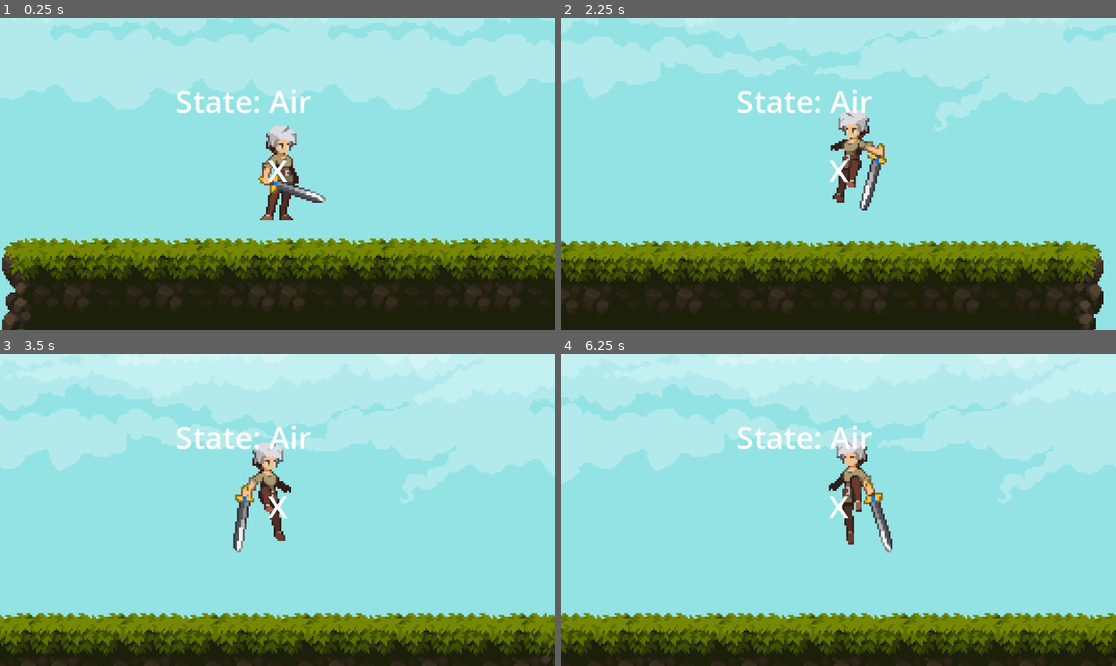
Above: before the commit, frames 1-4 (two rows, left to right).
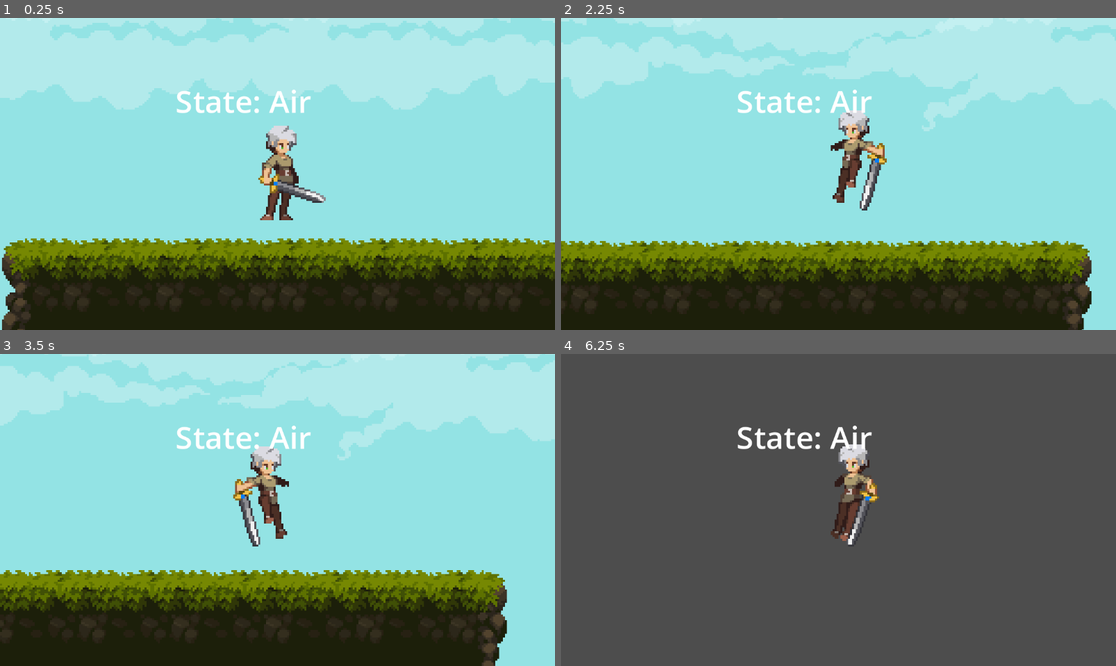
Above: after the commit, the same moments.

Repository: Micadurp/darkest-saturn
Game: Godot game, scene res://Levels/test_level.tscn
Same seed, same stepped clock (60 frames per second), same inputs: the game is played once before the commit and once after it.
Inputs:
- Up to frame 1 (0.25 s): no input
- Up to frame 2 (2.25 s): hold Space (jump) 0.53-1.28 s; hold D (right) 0.53-2.03 s; tap Space (jump) at 1.35, 1.52, 1.82 s; hold A (left) from 2.03 s (still down); hold Space (jump) from 2.03 s (still down)
- Up to frame 3 (3.5 s): release A (left) at 2.78 s; release Space (jump) at 2.78 s; hold D (right) from 2.78 s (still down); tap Space (jump) at 2.85, 3.02, 3.32 s
- Up to frame 4 (6.25 s): hold Space (jump) 3.53-4.28 s; release D (right) at 4.28 s; hold A (left) 4.28-5.03 s; tap Space (jump) at 4.35, 4.52, 4.82, 5.85, 6.02 s; hold D (right) 5.03-5.78 s; hold Space (jump) 5.03-5.78 s; hold A (left) from 5.78 s (still down)

The runs differ from the first frame. In frame 1, 0.1% of the frame differs, in the area x 48-52%, y 45-53%; in frame 2, 10%; in frame 3, 39%; in frame 4, 99%, in the area x 0-100%, y 0-100%.

Commit message:
move all of the stuff in player.gd to various states

Diff:
--- a/Character/AirState.gd
+++ b/Character/AirState.gd
@@ -8,12 +8,20 @@
 var has_double_jumped = false
 
 func state_process(delta):
+	direction = Input.get_vector("left", "right", "up", "down")
 	if(character.is_on_floor()):
 		character.local_velocity.y = 0
 		next_state = landing_state
 		playback.travel("idle")
 	else:
 		character.local_velocity.y += character.gravity * delta
+		if (direction.x * character.local_velocity.x < 0):
+		# flips your current velocity so you can change direction on a dime
+			character.local_velocity.x *= -1
+		# cuts your current velocity by 3/4 so that it's not super jarring
+			character.local_velocity.x /= 4
+		# apply normal momentum rules
+		character.local_velocity.x = move_toward(character.local_velocity.x, character.local_velocity_cap*dumb_float(direction.x), character.speed)
 
 func state_input(event : InputEvent):
 	if (event.is_action_pressed("jump") && !has_double_jumped):
--- /dev/null
+++ b/Character/BrakingState.gd
@@ -0,0 +1,39 @@
+extends State
+
+@export var jump_velocity : float = -150.0
+@export var air_state : State
+@export var running_state : State
+@export var ground_state : State
+
+func state_process(delta):
+	direction = Input.get_vector("left", "right", "up", "down")
+	# you shouldn't be in the air!
+	if(!character.is_on_floor()):
+		next_state = air_state
+	else:
+		# check to see if we're holding the same direction we're moving
+		if direction.x != 0 and (direction.x * character.local_velocity.x > 0):
+			# put us back into running state
+			character.local_velocity.x = move_toward(character.local_velocity.x, character.local_velocity_cap*dumb_float(direction.x), character.speed)
+			next_state = running_state
+			playback.travel("running")
+		else:
+			if character.local_velocity.x == 0:
+				# check to see if we're not pressing anything when we stop
+				if direction.x == 0:
+					next_state = ground_state
+				# i don't even know if this is ever called
+				else:
+					character.local_velocity.x = move_toward(character.local_velocity.x, character.local_velocity_cap*dumb_float(direction.x), character.speed)
+			else:
+				# apply friction if we're moving
+				character.local_velocity.x = move_toward(character.local_velocity.x, 0, character.friction*2)
+
+func state_input(event : InputEvent):
+	if Input.is_action_pressed("jump"):
+		jump()
+
+func jump():
+	character.local_velocity.y = jump_velocity
+	next_state = air_state
+	playback.travel("jump_start")
--- a/Character/GroundState.gd
+++ b/Character/GroundState.gd
@@ -7,14 +7,21 @@
 @export var running_state : State
 
 func state_process(delta):
+	direction = Input.get_vector("left", "right", "up", "down")
+	# you shouldn't be in the air!
 	if(!character.is_on_floor()):
 		next_state = air_state
 	else:
-		pass
+		# check if we're pressing anything and transition into running
+		if direction.x != 0:
+			character.local_velocity.x = move_toward(character.local_velocity.x, character.local_velocity_cap*dumb_float(direction.x), character.speed)
+			next_state = running_state
+			playback.travel("running")
 
 func state_input(event : InputEvent):
-	if (event.is_action_pressed("jump")):
+	if Input.is_action_pressed("jump"):
 		jump()
+
 
 func jump():
 	character.local_velocity.y = jump_velocity
--- a/Character/LandingState.gd
+++ b/Character/LandingState.gd
@@ -3,7 +3,17 @@
 class_name LandingState
 
 @export var ground_state : State
+@export var braking_state : State
+@export var running_state : State
 
 func _on_animation_tree_animation_finished(anim_name):
+	direction = Input.get_vector("left", "right", "up", "down")
 	if(anim_name == "jump_end"):
-		next_state = ground_state
+		# see if we need to go into running or braking
+		if character.local_velocity.x != 0:
+			if direction.x != 0:
+				next_state = running_state
+			else:
+				next_state = braking_state
+		else:
+			next_state = ground_state
--- a/Character/RunningState.gd
+++ b/Character/RunningState.gd
@@ -1 +1,39 @@
 extends State
+
+class_name RunningState
+
+@export var jump_velocity : float = -150.0
+@export var air_state : State
+@export var ground_state : State
+@export var braking_state : State
+
+func state_process(delta):
+	direction = Input.get_vector("left", "right", "up", "down")
+	# you air be in the shouldn't!
+	if(!character.is_on_floor()):
+		next_state = air_state
+	else:
+		if direction.x != 0:
+			# check if we're pressing the opposite direction and start braking
+			if (direction.x * character.local_velocity.x < 0):
+				next_state = braking_state
+			# apply velocity
+			else:
+				character.local_velocity.x = move_toward(character.local_velocity.x, character.local_velocity_cap*dumb_float(direction.x), character.speed)
+		# if we're not pressing anything, go into idle if we're not doing anything, or go into braking if we are
+		elif direction.x == 0:
+			if character.velocity.x == 0:
+				next_state = ground_state
+				playback.travel("idle")
+			else:
+				next_state = braking_state
+				playback.travel("idle")
+
+func state_input(event : InputEvent):
+	if Input.is_action_pressed("jump"):
+		jump()
+
+func jump():
+	character.local_velocity.y = jump_velocity
+	next_state = air_state
+	playback.travel("jump_start")
--- /dev/null
+++ b/Character/SlidingState.gd
@@ -0,0 +1,3 @@
+extends State
+
+# TODO: implement this
--- a/Character/State.gd
+++ b/Character/State.gd
@@ -2,12 +2,14 @@
 
 class_name State
 
-var character : CharacterBody2D
+@export var character : CharacterBody2D
 var next_state : State
 @export var can_move : bool = true
 var playback : AnimationNodeStateMachinePlayback
 var direction : Vector2
 @onready var state_machine : CharacterStateMachine = $CharacterStateMachine
+
+# set up processes for other states to inherit
 
 func state_process(delta):
 	pass
@@ -15,8 +17,33 @@
 func state_input(event : InputEvent):
 	pass
 
+# what to do when the state is entered
 func on_enter():
 	pass
 
+# what to do when the state is exited
 func on_exit():
 	pass
+
+# takes a float and forces it to just be a 1 or -1 to be multiplied
+func dumb_float(inputf):
+	if inputf == 0:
+		return 0
+	elif inputf > 0:
+		return 1
+	elif inputf < 0:
+		return -1
+
+# Forces a number to be converted to negative
+func force_negative(nval):
+	if nval < 0:
+		return nval
+	elif nval > 0:
+		return nval*-1
+
+# Forces a number to be converted to positive
+func force_positive(pval):
+	if pval < 0:
+		return pval*-1
+	elif pval > 0:
+		return pval
--- a/Character/player.gd
+++ b/Character/player.gd
@@ -25,25 +25,9 @@
 	# THE GREAT MOMENTUM ADVENTURE
 	if direction.x != 0 && state_machine.check_if_can_move():
 		if !is_on_floor():
-			# clusterfuck of a line that determines if we're holding the opposite direction
-			if (local_velocity.x < 0 and dumb_float(direction.x) == 1) or (local_velocity.x > 0 and dumb_float(direction.x) == -1):
-				# flips your current velocity so you can change direction on a dime
-				local_velocity.x *= -1
-				# cuts your current velocity by 3/4 so that it's not super jarring
-				local_velocity.x /= 4
-			# apply normal momentum rules
-			local_velocity.x = move_toward(local_velocity.x, local_velocity_cap*dumb_float(direction.x), speed)
-		else:
-			# grounded "check if we're holding the opposite direction
-			if (local_velocity.x < 0 and dumb_float(direction.x) == 1) or (local_velocity.x > 0 and dumb_float(direction.x) == -1):
-				local_velocity.x = move_toward(local_velocity.x, 0, friction)
-			else:
-				# let us move normally ffs
-				local_velocity.x = move_toward(local_velocity.x, local_velocity_cap*dumb_float(direction.x), speed)
-	else:
-#		if (local_velocity.x < 0 and sprite.flip_h == false) or (local_velocity.x > 0 and sprite.flip_h == true):
-		local_velocity.x = move_toward(local_velocity.x, 0, friction)
+			pass
 
+	# environmental velocity is controlled by objects in the environment, such as speed boosters, and naturally slows down
 	environmental_velocity.x = move_toward(environmental_velocity.x, 0, friction)
 
 	velocity = local_velocity + environmental_velocity
--- a/Character/player.tscn
+++ b/Character/player.tscn
@@ -10,6 +10,9 @@
 [ext_resource type="Script" path="res://Character/AirState.gd" id="6_stw0j"]
 [ext_resource type="Script" path="res://Character/LandingState.gd" id="7_pmf6r"]
 [ext_resource type="Script" path="res://Character/StateDebugLabel.gd" id="8_viysk"]
+[ext_resource type="Script" path="res://Character/BrakingState.gd" id="10_fixu3"]
+[ext_resource type="Script" path="res://Character/RunningState.gd" id="11_22h3l"]
+[ext_resource type="Script" path="res://Character/SlidingState.gd" id="12_skwc6"]
 
 [sub_resource type="CapsuleShape2D" id="CapsuleShape2D_ry2ya"]
 radius = 8.0
@@ -68,7 +71,7 @@
 states/jump_start/node = SubResource("AnimationNodeAnimation_dnr6n")
 states/jump_start/position = Vector2(384, 28)
 transitions = ["Start", "Move", SubResource("AnimationNodeStateMachineTransition_lxsv4"), "Move", "jump_start", SubReso …(384 unchanged characters)…
-graph_offset = Vector2(0, -58.4595)
+graph_offset = Vector2(0, 4.90892)
 
 [sub_resource type="AnimationNodeStateMachinePlayback" id="AnimationNodeStateMachinePlayback_s78qn"]
 
@@ -331,7 +334,7 @@
 
 [node name="Sprite2D" type="Sprite2D" parent="."]
 position = Vector2(-36, -40)
-texture = ExtResource("1_uohqy")
+texture = ExtResource("2_c1ij0")
 centered = false
 offset = Vector2(5, 0)
 
@@ -350,10 +353,27 @@
 script = ExtResource("6_stw0j")
 landing_state = NodePath("../Landing")
 
-[node name="Landing" type="Node" parent="CharacterStateMachine" node_paths=PackedStringArray("ground_state")]
+[node name="Landing" type="Node" parent="CharacterStateMachine" node_paths=PackedStringArray("ground_state", "braking_state", "running_state")]
 script = ExtResource("7_pmf6r")
 ground_state = NodePath("../Ground")
+braking_state = NodePath("../Braking")
+running_state = NodePath("../Running")
 can_move = false
+
+[node name="Braking" type="Node" parent="CharacterStateMachine" node_paths=PackedStringArray("air_state", "running_state", "ground_state")]
+script = ExtResource("10_fixu3")
+air_state = NodePath("../Air")
+running_state = NodePath("../Running")
+ground_state = NodePath("../Ground")
+
+[node name="Running" type="Node" parent="CharacterStateMachine" node_paths=PackedStringArray("air_state", "ground_state", "braking_state")]
+script = ExtResource("11_22h3l")
+air_state = NodePath("../Air")
+ground_state = NodePath("../Ground")
+braking_state = NodePath("../Braking")
+
+[node name="Sliding" type="Node" parent="CharacterStateMachine"]
+script = ExtResource("12_skwc6")
 
 [node name="StateDebugLabel" type="Label" parent="." node_paths=PackedStringArray("state_machine")]
 offset_left = -53.0
@@ -364,11 +384,4 @@
 script = ExtResource("8_viysk")
 state_machine = NodePath("../CharacterStateMachine")
 
-[node name="Label" type="Label" parent="."]
-offset_left = -5.0
-offset_top = -13.0
-offset_right = 5.0
-offset_bottom = 13.0
-text = "X"
-
 [connection signal="animation_finished" from="AnimationTree" to="CharacterStateMachine/Landing" method="_on_animation_tree_animation_finished"]
Not shown: 1 places in Character/player.tscn that only renumber resources
